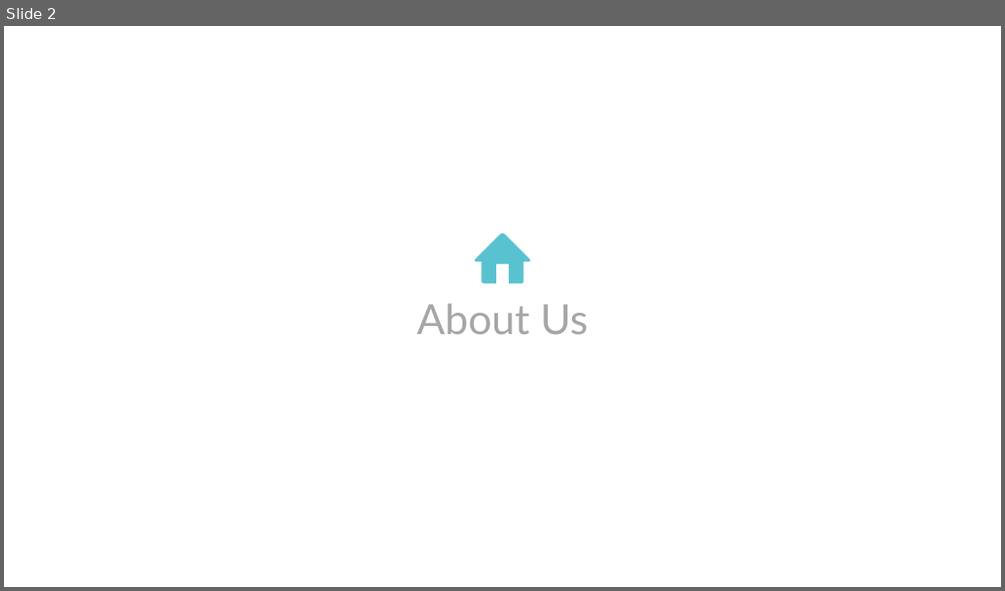
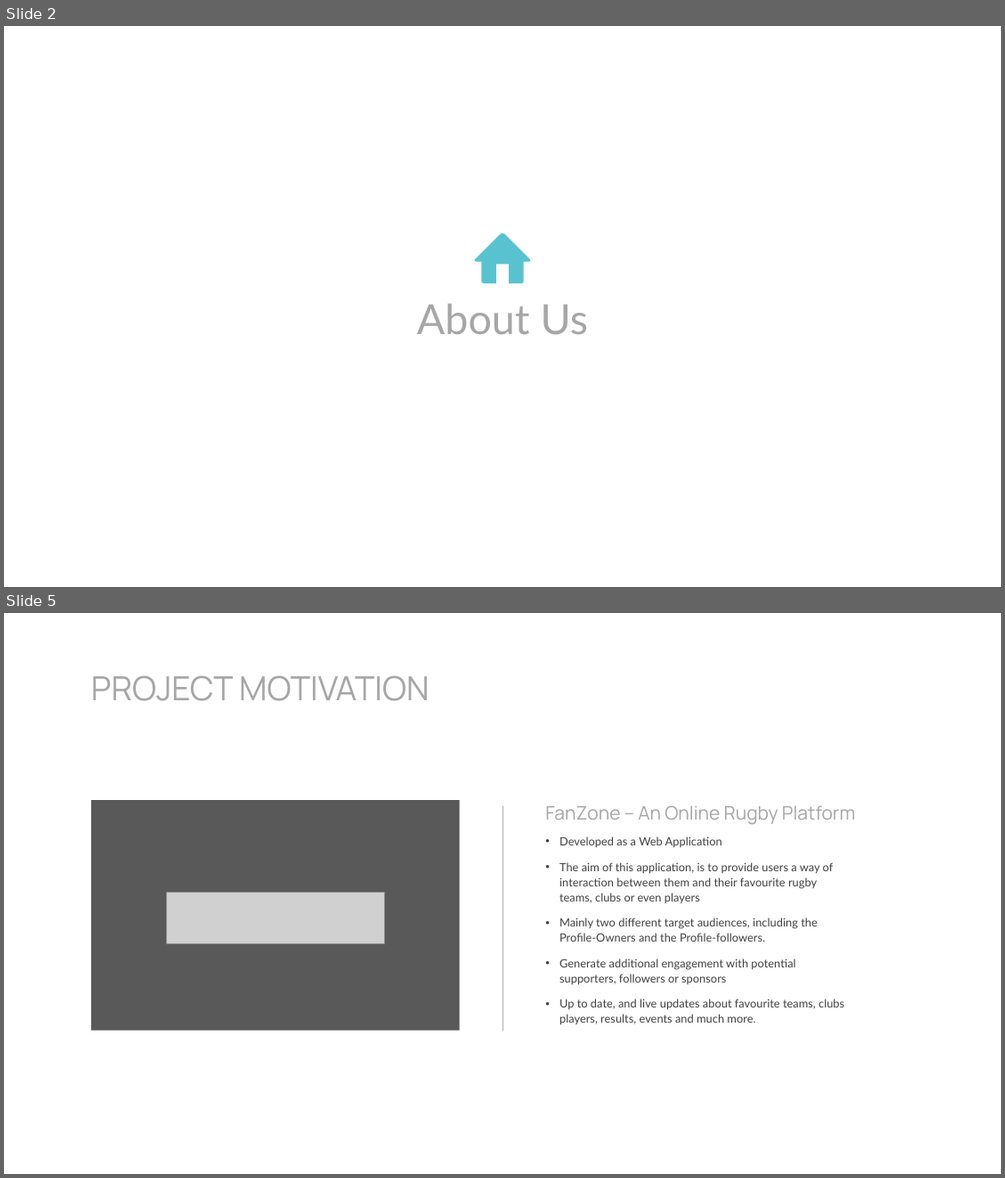
Before and after one commit to rbob96/GRNFanZone, a slide deck: Documentation/Demonstration/Demo - Final.pptx. Shown one above the other, each under a label of ours: slide 2 before the commit, slides 2 and 5 after it; the slides between them are not shown. The pictures are 1005x591 and 1005x1178 pixels, drawn with LibreOffice and Linux fonts; fonts in the diff are those of the drawing; grey boxes stand for pictures. Boxes give left, top, right and bottom in pixels: in the first picture for what was removed or moved away, otherwise in the second. Text is boxed around its words. In the diff, an @@ line names an element or a change of style, - is before the commit and + after.

```diff
--- a/Documentation/Demonstration/Demo - Final.pptx
+++ b/Documentation/Demonstration/Demo - Final.pptx
@@ slide 5 added at box(4, 613, 1001, 1174), background #FFFFFF @@
@@ title added at box(91, 676, 429, 701), 32 pt, text #A6A6A6 @@
+PROJECT MOTIVATION
@@ rectangle added at box(91, 800, 460, 1030), fill #595959 @@
@@ line added from (502, 1030) to (502, 806), #A9AEB3 0.75 pt @@
@@ text added at box(545, 806, 855, 824), 18 pt, text #A6A6A6 @@
+FanZone – An Online Rugby Platform
@@ text added at box(559, 836, 844, 1024), 11 pt, text #404040 @@
+• Developed as a Web Application
+• The aim of this application, is to provide users a way of interaction between them and their favourite rugby teams, clubs or even players
+• Mainly two different target audiences, including the Profile-Owners and the Profile-followers.
+• Generate additional engagement with potential supporters, followers or sponsors
+• Up to date, and live updates about favourite teams, clubs players, results, events and much more.
@@ picture added at box(166, 892, 385, 943) @@
```
Also in this commit, not shown: 1 slide changed, 5 other slides added, 4 slides removed, 12 other files.
